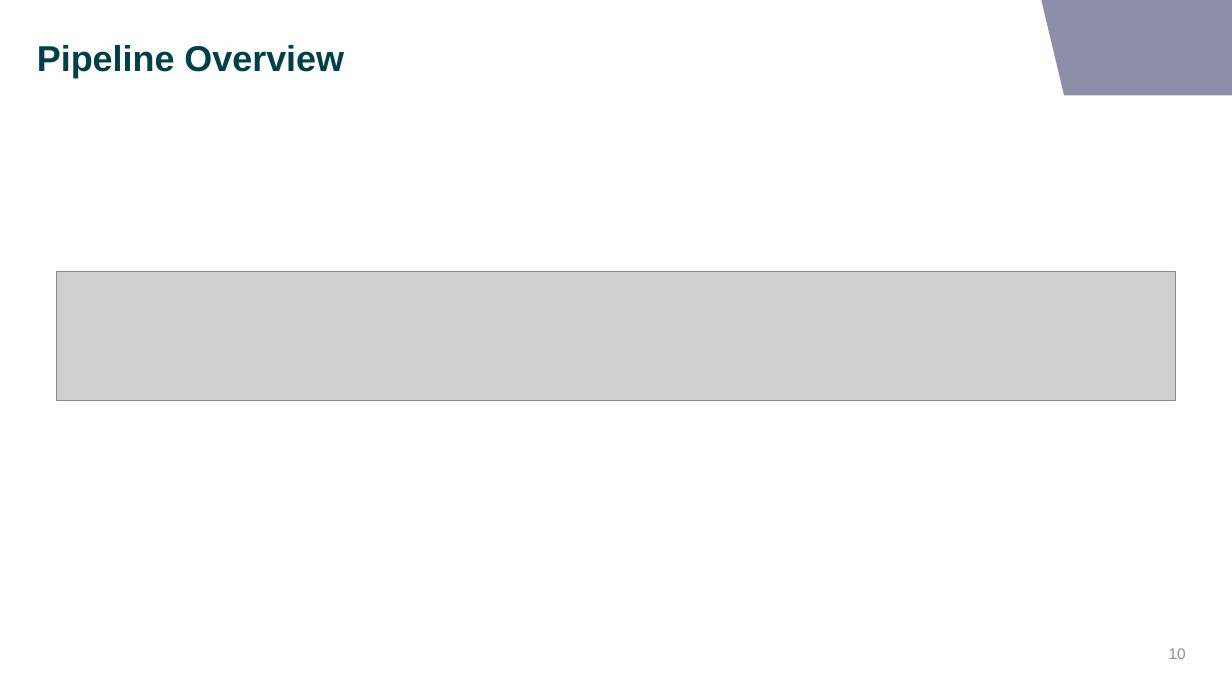
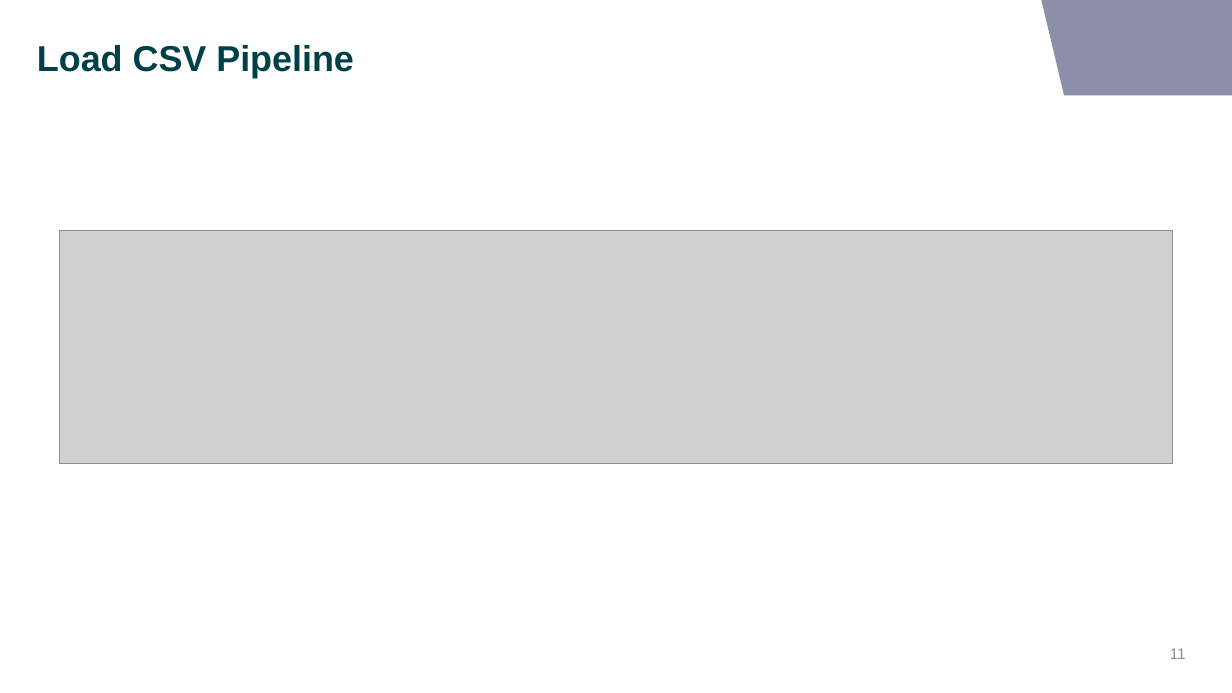
Before and after one commit to Temiloluwa/knowledge_share, a slide deck: slide 11 of data-pipelines-with-synapse/source_code/KS-Developing-Data-Pipelines-With-Synapse.pptx (slide 10 before the commit). Drawn at 1232x693 pixels with LibreOffice and Linux fonts; fonts in the diff are those of the drawing; grey boxes stand for pictures; background and template pictures are left out. Boxes give left, top, right and bottom in pixels: in the first picture for what was removed or moved away, otherwise in the second. Text is boxed around its words. In the diff, an @@ line names an element or a change of style, - is before the commit and + after.

```diff
--- a/data-pipelines-with-synapse/source_code/KS-Developing-Data-Pipelines-With-Synapse.pptx
+++ b/data-pipelines-with-synapse/source_code/KS-Developing-Data-Pipelines-With-Synapse.pptx
@@ title at box(37, 45, 354, 78): text changed @@
-Pipeline Overview
+Load CSV Pipeline
@@ picture: place and size @@
-picture at box(57, 271, 1176, 400)
+picture at box(59, 230, 1172, 464)
@@ page number at box(1170, 648, 1186, 659): text changed @@
-10
+11
```
Also in this commit, not shown: 2 other slides changed, 1 slide added.
